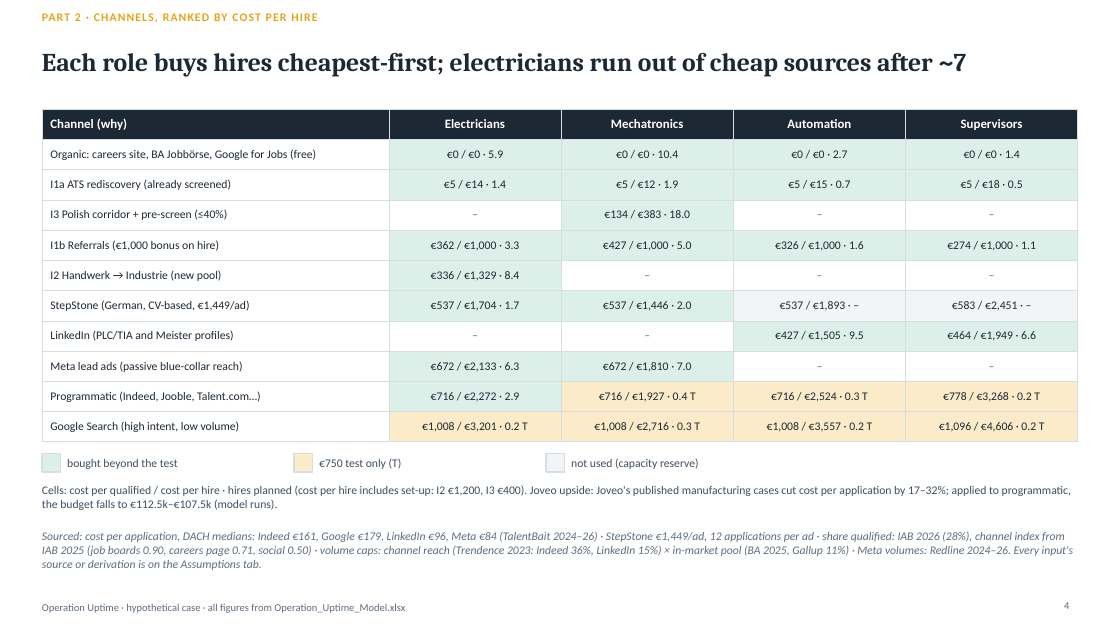
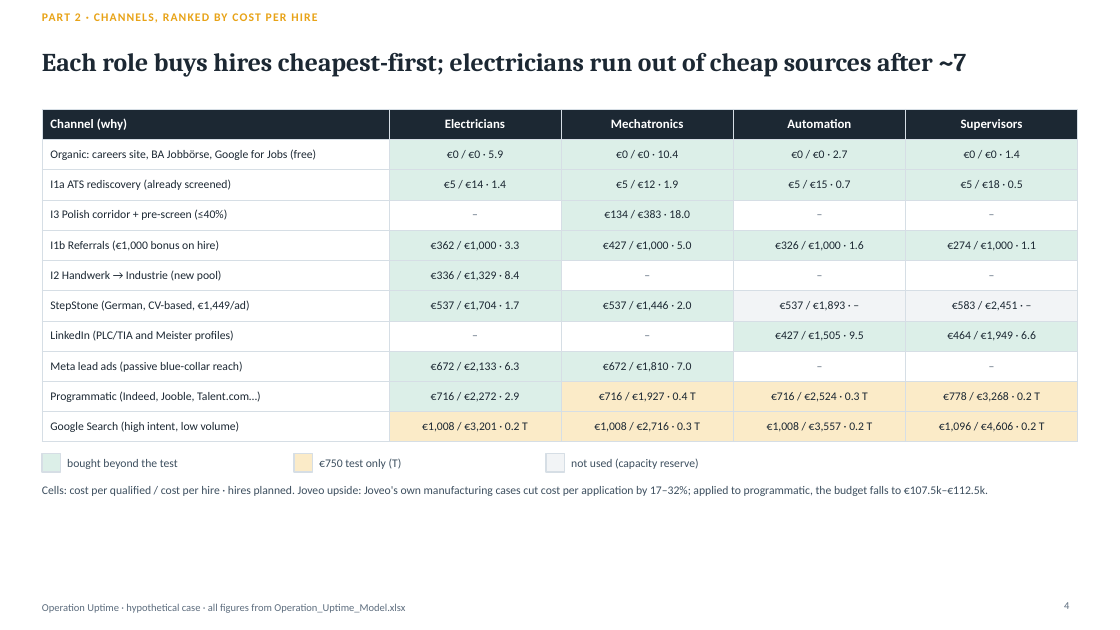
Before and after one commit to Anurag160596/haystack, a slide deck: slide 4 of operation_uptime/Operation_Uptime_Deck.pptx. Drawn at 1120x630 pixels with LibreOffice and Linux fonts; fonts in the diff are those of the drawing. Boxes give left, top, right and bottom in pixels: in the first picture for what was removed or moved away, otherwise in the second. Text is boxed around its words. In the diff, an @@ line names an element or a change of style, - is before the commit and + after.

```diff
--- a/operation_uptime/Operation_Uptime_Deck.pptx
+++ b/operation_uptime/Operation_Uptime_Deck.pptx
@@ text at [42, 486, 988, 496]: text changed @@
-Cells: cost per qualified / cost per hire · hires planned (cost per hire includes set-up: I2 €1,200, I3 €400). Joveo upside: Joveo's published manufacturing cases cut cost per application by 17–32%; applied to programmatic, the budget falls to €112.5k–€107.5k (model runs).
+Cells: cost per qualified / cost per hire · hires planned. Joveo upside: Joveo's own manufacturing cases cut cost per application by 17–32%; applied to programmatic, the budget falls to €107.5k–€112.5k.
@@ text removed at [42, 531, 1074, 570] @@
-Sourced: cost per application, DACH medians: Indeed €161, Google €179, LinkedIn €96, Meta €84 (TalentBait 2024–26) · StepStone €1,449/ad, 12 applications per ad · share qualified: IAB 2026 (28%), channel index from IAB 2025 (job boards 0.90, careers page 0.71, social 0.50) · volume caps: channel reach (Trendence 2023: Indeed 36%, LinkedIn 15%) × in-market pool (BA 2025, Gallup 11%) · Meta volumes: Redline 2024–26. Every input's source or derivation is on the Assumptions tab.
```
Also in this commit, not shown: 4 other slides changed, 6 other files.
